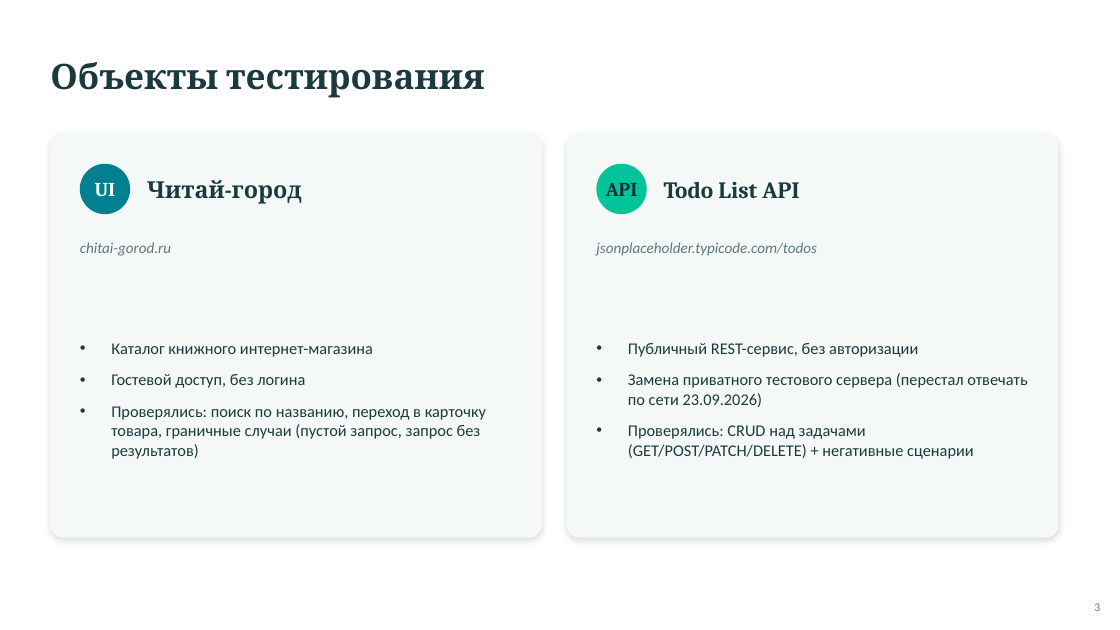
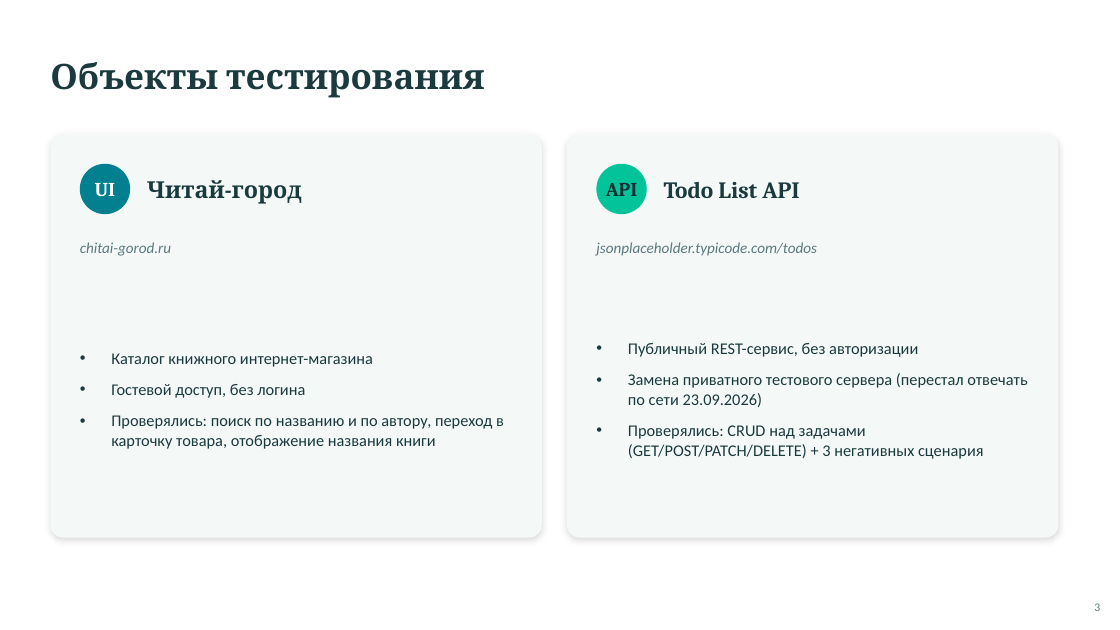
Before and after one commit to Gera-lang405/skypro-diploma-automation, a slide deck: slide 3 of diploma_presentation.pptx. Drawn at 1120x630 pixels with LibreOffice and Linux fonts; fonts in the diff are those of the drawing. Boxes give left, top, right and bottom in pixels: in the first picture for what was removed or moved away, otherwise in the second. Text is boxed around its words. In the diff, an @@ line names an element or a change of style, - is before the commit and + after.

Commit message:
Позитивные UI-тесты, BR-002, обновлённые тест-кейсы, чек-лист и презентация
- UI: поиск по автору и название в карточке товара вместо негативных кейсов;
  выдача берётся только из блока результатов, закрывается список подсказок,
  ожидание монтирования приложения перед вводом запроса
- API: негативный кейс «неподдерживаемый метод» (POST /todos/1 -> 404)
- XLS: шаги по одному действию, колонки «Автотест» и «Статус прогона»;
  чек-лист на 12 пунктов, дефекты BR-001 и BR-002
- Postman: обновлён запрос 8
- README, презентация, скриншоты Allure финального прогона (13/13)

```diff
--- a/diploma_presentation.pptx
+++ b/diploma_presentation.pptx
@@ text at (111,415,504,449): text changed @@
-• Проверялись: поиск по названию, переход в карточку товара, граничные случаи (пустой запрос, запрос без результатов)
+• Проверялись: поиск по названию и по автору, переход в карточку товара, отображение названия книги
@@ text at (628,425,984,459): text changed @@
-• Проверялись: CRUD над задачами (GET/POST/PATCH/DELETE) + негативные сценарии
+• Проверялись: CRUD над задачами (GET/POST/PATCH/DELETE) + 3 негативных сценария
```
Also in this commit, not shown: 9 other slides changed, 1 slide added, 9 other files.
